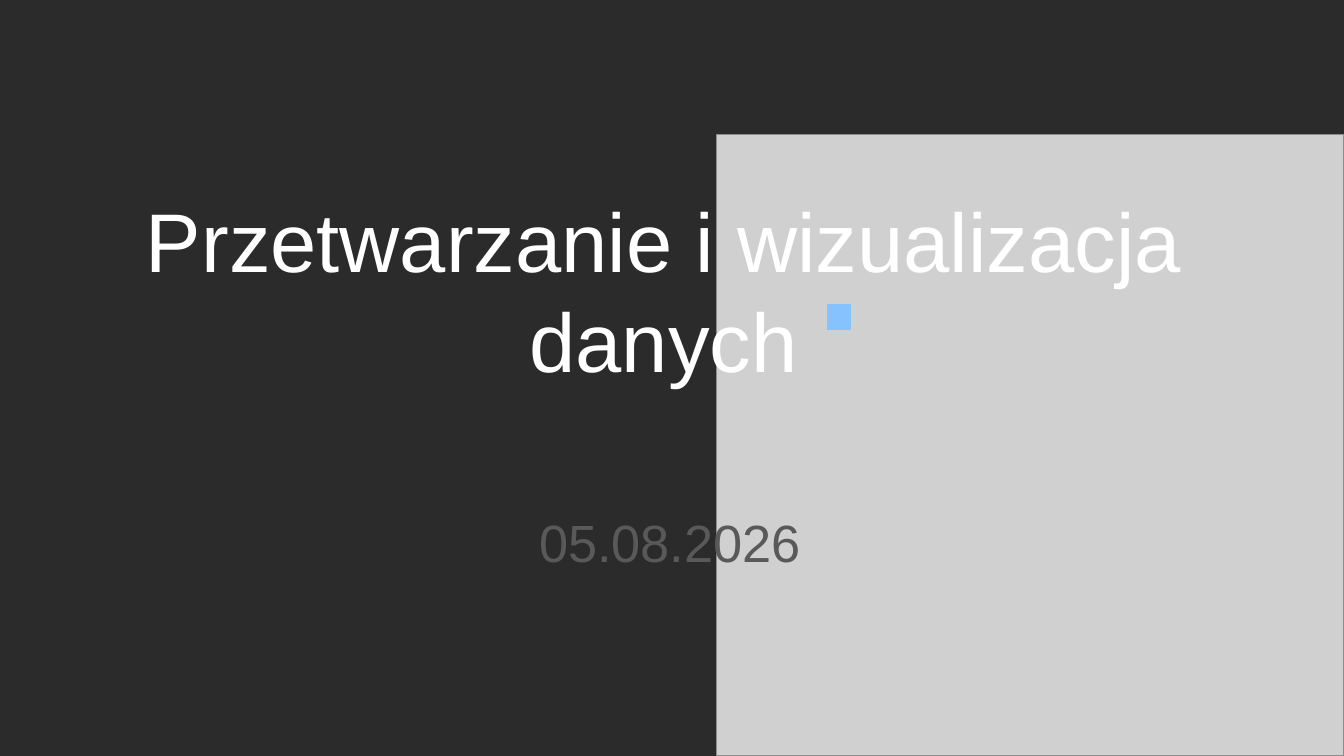
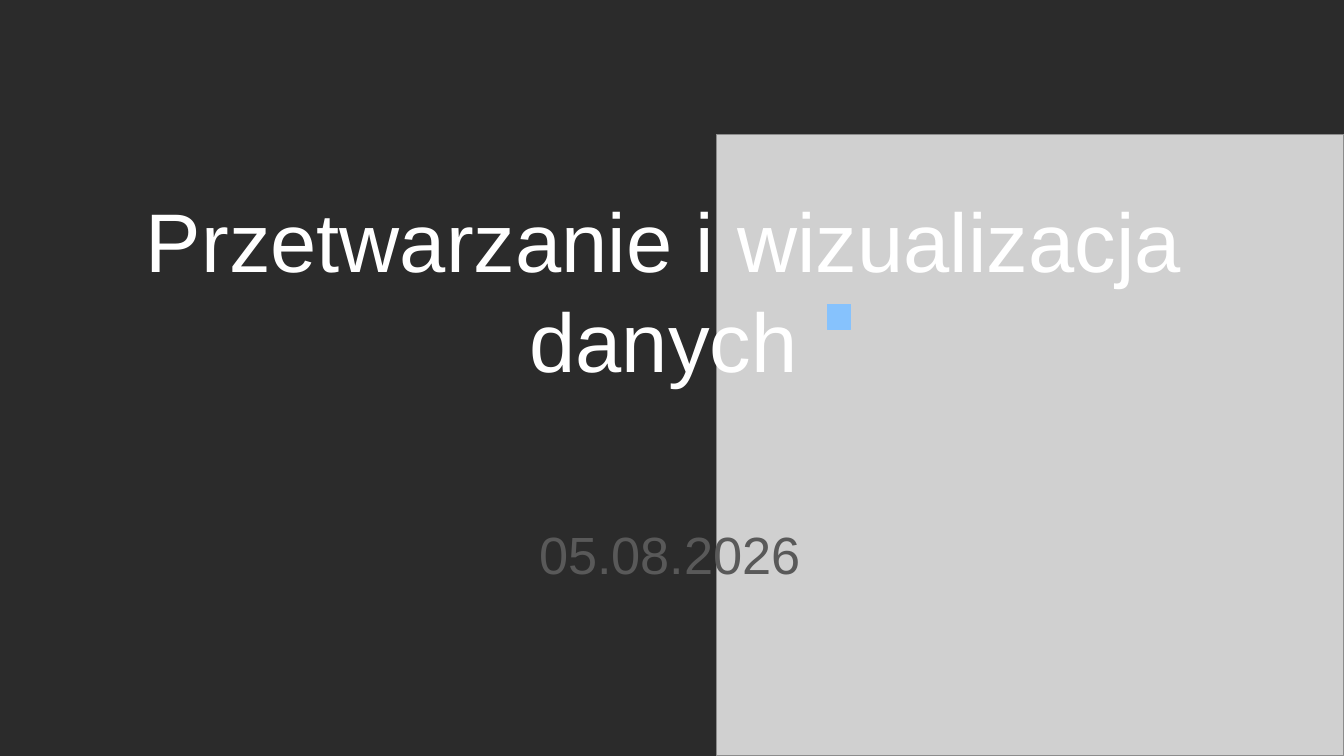
Before and after one commit to Solvro/ml-wakacyjne-wyzwanie-2026, a slide deck: slide 1 of 01_przetwarzanie_wizualizacja_danych/1_Przetwarzanie i wizualizacja danych.pptx. Drawn at 1344x756 pixels with LibreOffice and Linux fonts; fonts in the diff are those of the drawing; grey boxes stand for pictures; background and template pictures are left out; a plain dark background stands for a picture behind light text. Boxes give left, top, right and bottom in pixels: in the first picture for what was removed or moved away, otherwise in the second. Text is boxed around its words. In the diff, an @@ line names an element or a change of style, - is before the commit and + after.

```diff
--- a/01_przetwarzanie_wizualizacja_danych/1_Przetwarzanie i wizualizacja danych.pptx
+++ b/01_przetwarzanie_wizualizacja_danych/1_Przetwarzanie i wizualizacja danych.pptx
@@ text "05.08.2026" at bbox=[539, 532, 801, 584]: line spacing 0.8 to 1 @@
```
Also in this commit, not shown: 6 other slides changed, 1 slide added, 1 slide removed, 7 other files.
